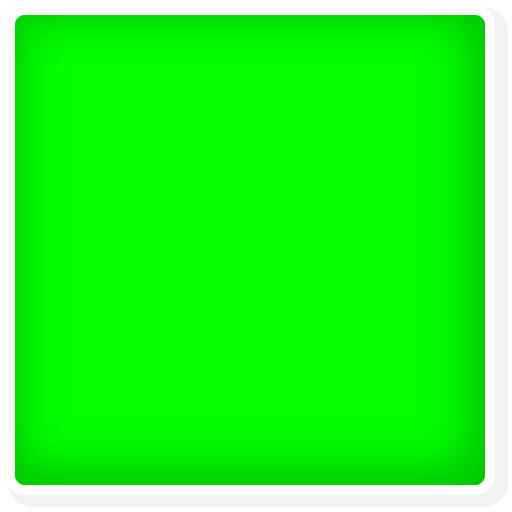
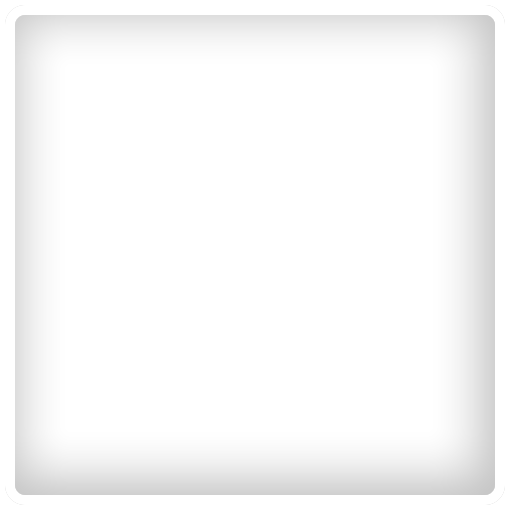
Layered file, before and after one edit (w=512, h=512). Changes by layer:
painted on "Rounded Rectangle 1" over [5, 5, 505, 505]
